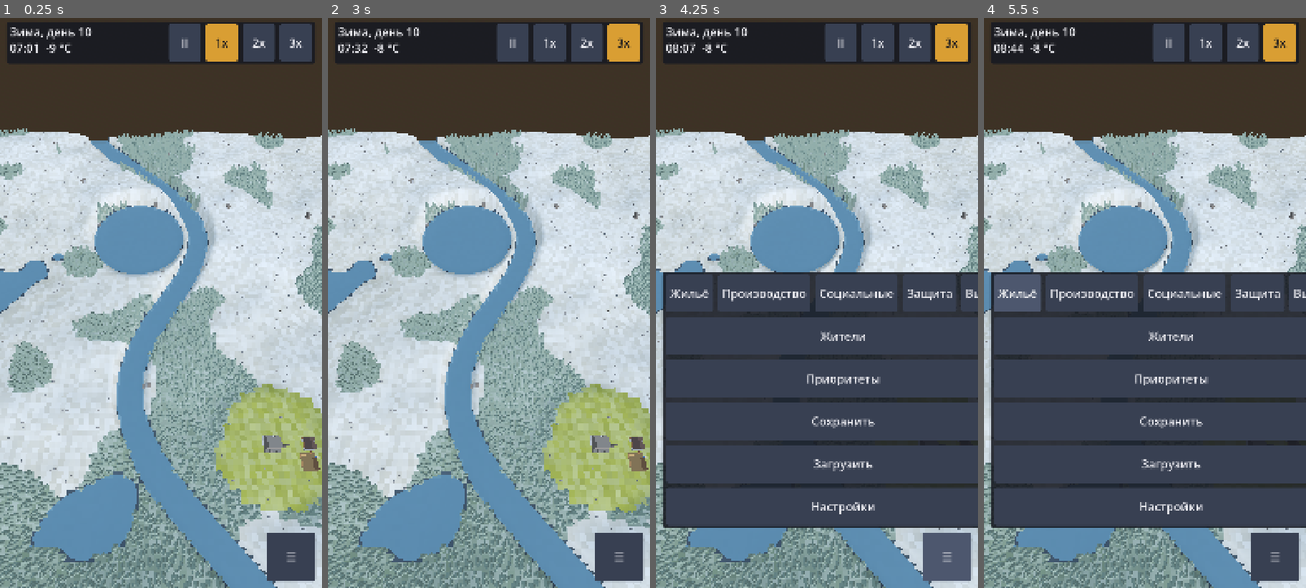
Above: before the commit, frames 1-4 (left to right).
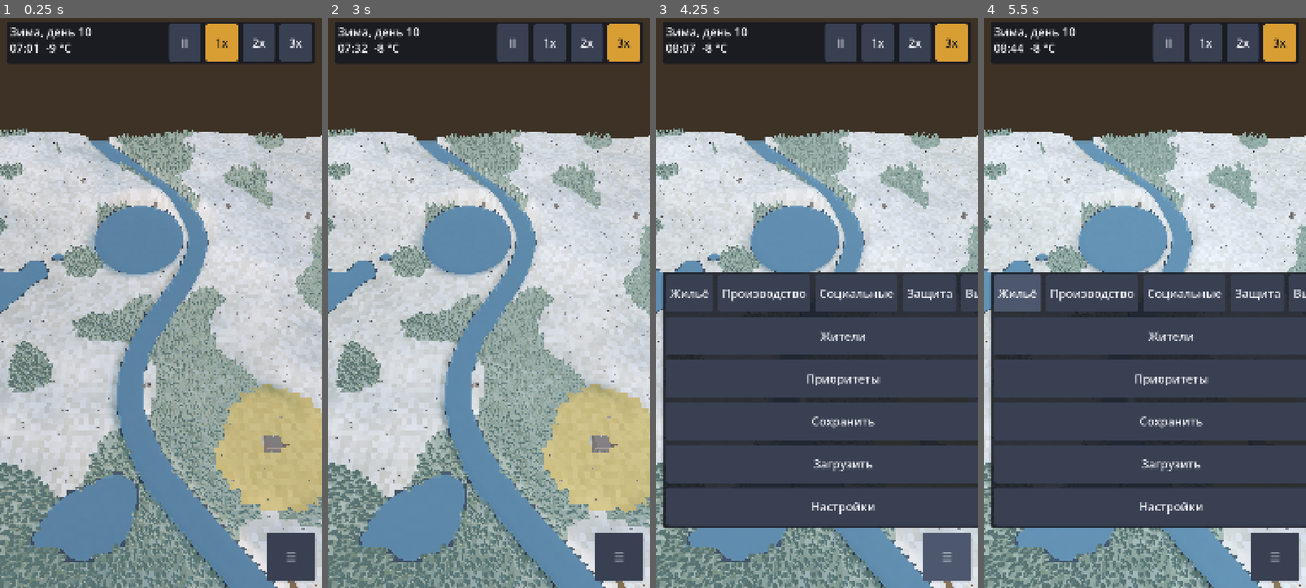
Above: after the commit, the same moments.

Repository: argunov250-del/LongDarks
Game: Godot game, scene res://scenes/main.tscn
Two runs of this game, one before a commit and one after it. Both use one fixed random seed, a clock stepped at 60 frames per second and the inputs below.
Inputs:
- Up to frame 1 (0.25 s): no input
- Up to frame 2 (3 s): click "II" at 0.5 s; click "1x" at 1.25 s; click "2x" at 2 s; click "3x" at 2.75 s
- Up to frame 3 (4.25 s): click "☰" at 3.5 s
- Up to frame 4 (5.5 s): click "Жильё" at 4.25 s; click "Жильё" at 5 s

The runs differ from the first frame. In frame 1, 16% of the frame differs, in the area x 0-100%, y 19-100%; in frame 2, 15%; in frame 3, 3.5%; in frame 4, 2.4%.

Commit message:
Step 13 review: start site outside poison buffer near forest/water; poison tinted under snow and sickly in summer; day/night lighting
Co-Authored-By: Claude Opus 5.5 <noreply@anthropic.com>
Claude-Session: https://claude.ai/code/session_01E81XnZbR2B2CpTCj79fqbj

Diff:
--- a/src/core/start_state.gd
+++ b/src/core/start_state.gd
@@ -13,7 +13,12 @@
 }
 
 const HOUSE_TYPE := &"dugout"
-const HOUSE_OFFSET := Vector3(14.0, 0.0, 0.0)   # от центра посёлка (ищется ближайшее свободное место)
+## Место стартового дома: ближайшее к центру посёлка, где дом и двор (с запасом POISON_BUFFER_CELLS)
+## не касаются отравленной земли, нет воды/крутого склона/леса под основанием, а лес и вода рядом.
+const POISON_BUFFER_CELLS := 4
+const FOREST_NEAR_CELLS := 8                    # лес не дальше (от центра дома), клеток
+const WATER_NEAR_CELLS := 24                    # вода не дальше, клеток
+const SITE_SEARCH_CELLS := 56                   # радиус поиска от центра посёлка, клеток
 const HOUSE_FOOD := {&"potato": 8, &"grain": 4}
 const HOUSE_WATER := 6
 const HOUSE_WOODPILE := 10                      # колотые дрова на поленнице (до ёмкости)
@@ -37,15 +42,10 @@
 static func populate(construction: ConstructionSystem, villagers: VillagerSystem, seasons: SeasonSystem) -> int:
 	if seasons != null:
 		seasons.start_at(START_SEASON, START_SEASON_PROGRESS)
-	var hub := villagers.hub_position()
-	var id := -1
-	for k in 60:
-		var p := hub + HOUSE_OFFSET + Vector3(k * 1.5, 0.0, (k % 5) * 6.0)
-		if not construction.placement_tree_cells(HOUSE_TYPE, p, 0.0).is_empty():
-			continue  # без леса: стартовый дом не должен ждать вырубки
-		id = construction.place_completed(HOUSE_TYPE, p, 0.0)
-		if id > 0:
-			break
+	var site := find_house_site(construction, villagers.hub_position())
+	if site == Vector3.INF:
+		return -1
+	var id := construction.place_completed(HOUSE_TYPE, site, 0.0)
 	if id <= 0:
 		return -1
 	var hs := villagers.household
@@ -67,3 +67,75 @@
 		if villagers.dog != null:
 			villagers.dog.pos = villagers._ground(villagers.pathfinder.nearest_walkable(hero.pos + Vector3(-1.5, 0.0, -1.0)))
 	return id
+
+
+## Клетки, которые накрывают дом и двор (по габаритам частей), расширенные на margin клеток.
+static func site_cells(world: WorldMap, pos: Vector3, rot: float, margin: int) -> Array[Vector2i]:
+	var out: Array[Vector2i] = []
+	for part in BuildingDefs.world_parts(HOUSE_TYPE, Vector2(pos.x, pos.z), rot):
+		var lo := Vector2(INF, INF)
+		var hi := Vector2(-INF, -INF)
+		for p in Footprint.corners(part["c"], part["size"], rot):
+			lo = lo.min(p)
+			hi = hi.max(p)
+		var a := world.cell_of(lo.x, lo.y) - Vector2i(margin, margin)
+		var b := world.cell_of(hi.x, hi.y) + Vector2i(margin, margin)
+		for cz in range(a.y, b.y + 1):
+			for cx in range(a.x, b.x + 1):
+				var c := Vector2i(cx, cz)
+				if not out.has(c):
+					out.append(c)
+	return out
+
+
+static func _touches(world: WorldMap, cells: Array[Vector2i], t: int) -> bool:
+	for c in cells:
+		if c.x >= 0 and c.y >= 0 and c.x < world.size and c.y < world.size and world.cell_type(c.x, c.y) == t:
+			return true
+	return false
+
+
+static func _near(world: WorldMap, center: Vector2i, r: int, water: bool) -> bool:
+	for dz in range(-r, r + 1):
+		for dx in range(-r, r + 1):
+			var cx := center.x + dx
+			var cz := center.y + dz
+			if cx < 0 or cz < 0 or cx >= world.size or cz >= world.size or dx * dx + dz * dz > r * r:
+				continue
+			var t := world.cell_type(cx, cz)
+			if (water and WorldMap.is_water_type(t)) or (not water and t == WorldMap.Terrain.FOREST):
+				return true
+	return false
+
+
+## Стартовое место (Vector3.INF — не нашлось): ближайшая к hub подходящая клетка.
+## Сначала со всеми условиями, затем без требования «вода рядом», затем без «лес рядом».
+static func find_house_site(construction: ConstructionSystem, hub: Vector3) -> Vector3:
+	var world := construction.world
+	var hc := world.cell_of(hub.x, hub.z)
+	var cand: Array[Vector2i] = []
+	for dz in range(-SITE_SEARCH_CELLS, SITE_SEARCH_CELLS + 1):
+		for dx in range(-SITE_SEARCH_CELLS, SITE_SEARCH_CELLS + 1):
+			cand.append(Vector2i(dx, dz))
+	cand.sort_custom(func(a: Vector2i, b: Vector2i) -> bool:
+		var la := a.length_squared()
+		var lb := b.length_squared()
+		return la < lb or (la == lb and (a.y < b.y or (a.y == b.y and a.x < b.x))))
+	for relax in 3:
+		for d in cand:
+			var c := hc + d
+			if c.x < 0 or c.y < 0 or c.x >= world.size or c.y >= world.size:
+				continue
+			var p := world.cell_center(c.x, c.y)
+			if _touches(world, site_cells(world, p, 0.0, POISON_BUFFER_CELLS), WorldMap.Terrain.POISON):
+				continue
+			if relax < 2 and not _near(world, c, FOREST_NEAR_CELLS, false):
+				continue
+			if relax < 1 and not _near(world, c, WATER_NEAR_CELLS, true):
+				continue
+			if not construction.placement_tree_cells(HOUSE_TYPE, p, 0.0).is_empty():
+				continue  # без леса под домом: стартовый дом не ждёт вырубки
+			if not construction.validate_placement(HOUSE_TYPE, p, 0.0)["ok"]:
+				continue  # вода, крутой склон, край карты, другие здания
+			return p
+	return Vector3.INF
--- a/src/seasons/season_defs.gd
+++ b/src/seasons/season_defs.gd
@@ -65,6 +65,23 @@
 	AUTUMN: Color(1.0, 0.86, 0.70), WINTER: Color(0.88, 0.92, 1.0),
 }
 const LIGHT_ENERGY := {SPRING: 1.1, SUMMER: 1.3, AUTUMN: 1.0, WINTER: 0.9}
+# ---------- день и ночь (освещение по GameClock) ----------
+const SUNRISE_HOUR := 6.0              # солнце на горизонте; полдень — посередине
+const SUNSET_HOUR := 18.0
+const SUN_MIN_PITCH := 12.0            # град. над горизонтом (на рассвете/закате, и луна ночью)
+const SUN_MAX_PITCH := 58.0            # в полдень
+const SUN_YAW_NOON := 30.0             # град.; за день солнце проходит SUN_YAW_ARC
+const SUN_YAW_ARC := 140.0
+const MOON_PITCH := 40.0
+const MOON_YAW := -40.0
+const MOON_COLOR := Color(0.62, 0.70, 0.95)
+const NIGHT_LIGHT_ENERGY := 0.28       # ночью темнее, но видно (играбельно)
+const DAY_AMBIENT_ENERGY := 0.7
+const NIGHT_AMBIENT_ENERGY := 0.4
+const NIGHT_AMBIENT_COLOR := Color(0.42, 0.50, 0.72)
+const NIGHT_SKY := Color(0.10, 0.13, 0.22)
+const DUSK_COLOR := Color(1.0, 0.62, 0.40)  # тёплый свет у горизонта
+
 const AMBIENT_COLOR := {
 	SPRING: Color(0.72, 0.78, 0.86), SUMMER: Color(0.74, 0.80, 0.88),
 	AUTUMN: Color(0.78, 0.74, 0.74), WINTER: Color(0.70, 0.76, 0.88),
@@ -85,3 +102,14 @@
 ## outdoor_cold 0..1 (хук потребностей) из температуры.
 static func cold_from_temp(temp: float) -> float:
 	return clampf((COLD_ZERO_TEMP - temp) / (COLD_ZERO_TEMP - COLD_FULL_TEMP), 0.0, 1.0)
+
+
+## Доля дня 0 (ночь) .. 1 (день) по часу суток; плавные сумерки вокруг восхода и заката.
+static func daylight(hour: float) -> float:
+	var e := sin((hour - SUNRISE_HOUR) / (SUNSET_HOUR - SUNRISE_HOUR) * PI)
+	return smoothstep(-0.2, 0.25, e)
+
+
+## Высота солнца 0..1 (0 — у горизонта или ниже).
+static func sun_height(hour: float) -> float:
+	return maxf(0.0, sin((hour - SUNRISE_HOUR) / (SUNSET_HOUR - SUNRISE_HOUR) * PI))
--- a/src/seasons/season_system.gd
+++ b/src/seasons/season_system.gd
@@ -181,6 +181,11 @@
 
 func _hour() -> float:
 	return _sim.clock.get_hour() if _sim != null else 12.0
+
+
+## Час суток по часам симуляции (12 — без симуляции).
+func hour() -> float:
+	return _hour()
 
 
 ## Температура воздуха снаружи, °C: сезонная кривая + суточный размах + детерминированный шум.
--- a/src/seasons/season_visuals.gd
+++ b/src/seasons/season_visuals.gd
@@ -1,7 +1,8 @@
 class_name SeasonVisuals
 extends Node
 ## Сезонный вид (шаг 13): снег и зелень на рельефе (параметры шейдера, без перестройки меша),
-## оттенок неба и света. Обновляется редко — дёшево для мобильных.
+## оттенок неба и света по сезону; смена дня и ночи (направление/цвет/яркость света, ambient, небо)
+## по часу GameClock. Обновляется редко — дёшево для мобильных.
 
 const UPDATE_INTERVAL := 0.25   # реальные секунды
 
@@ -34,14 +35,35 @@
 	var amount: float = seasons.blend(SeasonDefs.GRASS_AMOUNT)
 	if world_view != null:
 		world_view.apply_season(seasons.snow_cover(), tint, amount)
+	var hour := seasons.hour()
+	var day := SeasonDefs.daylight(hour)
 	if light != null:
-		light.light_color = seasons.blend(SeasonDefs.LIGHT_COLOR)
-		light.light_energy = seasons.blend(SeasonDefs.LIGHT_ENERGY)
+		light.rotation = sun_rotation(hour)
+		var sun: Color = seasons.blend(SeasonDefs.LIGHT_COLOR)
+		var low := 1.0 - SeasonDefs.sun_height(hour)
+		sun = sun.lerp(SeasonDefs.DUSK_COLOR, low * low * 0.6)  # у горизонта свет теплее
+		light.light_color = SeasonDefs.MOON_COLOR.lerp(sun, day)
+		light.light_energy = lerpf(SeasonDefs.NIGHT_LIGHT_ENERGY, seasons.blend(SeasonDefs.LIGHT_ENERGY), day)
 	if environment != null:
-		environment.ambient_light_color = seasons.blend(SeasonDefs.AMBIENT_COLOR)
+		var amb: Color = seasons.blend(SeasonDefs.AMBIENT_COLOR)
+		environment.ambient_light_color = SeasonDefs.NIGHT_AMBIENT_COLOR.lerp(amb, day)
+		environment.ambient_light_energy = lerpf(SeasonDefs.NIGHT_AMBIENT_ENERGY, SeasonDefs.DAY_AMBIENT_ENERGY, day)
 		var sky := environment.sky
 		if sky != null and sky.sky_material is ProceduralSkyMaterial:
 			var m := sky.sky_material as ProceduralSkyMaterial
-			m.sky_top_color = seasons.blend(SeasonDefs.SKY_TOP)
-			m.sky_horizon_color = seasons.blend(SeasonDefs.SKY_HORIZON)
+			m.sky_top_color = SeasonDefs.NIGHT_SKY.lerp(seasons.blend(SeasonDefs.SKY_TOP), day)
+			m.sky_horizon_color = SeasonDefs.NIGHT_SKY.lerp(seasons.blend(SeasonDefs.SKY_HORIZON), day)
 			m.ground_horizon_color = m.sky_horizon_color
+
+
+## Направление света: днём — солнце по дуге (выше в полдень), ночью — луна, плавно между ними.
+static func sun_rotation(hour: float) -> Vector3:
+	var h := SeasonDefs.sun_height(hour)
+	var span := SeasonDefs.SUNSET_HOUR - SeasonDefs.SUNRISE_HOUR
+	var f := clampf((hour - SeasonDefs.SUNRISE_HOUR) / span, 0.0, 1.0)
+	var sun_pitch := lerpf(SeasonDefs.SUN_MIN_PITCH, SeasonDefs.SUN_MAX_PITCH, h)
+	var sun_yaw := SeasonDefs.SUN_YAW_NOON + (f - 0.5) * SeasonDefs.SUN_YAW_ARC
+	var day := SeasonDefs.daylight(hour)
+	var pitch := lerpf(SeasonDefs.MOON_PITCH, sun_pitch, day)
+	var yaw := lerpf(SeasonDefs.MOON_YAW, sun_yaw, day)
+	return Vector3(-deg_to_rad(pitch), deg_to_rad(yaw), 0.0)
--- a/src/world/world_view.gd
+++ b/src/world/world_view.gd
@@ -16,7 +16,7 @@
 	WorldMap.Terrain.LAKE: Color(0.20, 0.25, 0.29),
 	WorldMap.Terrain.FOREST: Color(0.27, 0.34, 0.24),
 	WorldMap.Terrain.RUINS: Color(0.40, 0.38, 0.36),
-	WorldMap.Terrain.POISON: Color(0.52, 0.55, 0.20),
+	WorldMap.Terrain.POISON: Color(0.55, 0.48, 0.24),  # больная жёлто-бурая земля
 }
 const SNOW := Color(0.90, 0.93, 0.97)
 ## Доля «травяного» оттенка по типу клетки (летом земля зеленее).
@@ -31,18 +31,23 @@
 uniform vec3 grass_tint = vec3(1.0);
 uniform float grass_amount = 0.0;
 uniform vec3 snow_color = vec3(0.90, 0.93, 0.97);
+uniform vec3 poison_snow = vec3(0.80, 0.72, 0.46);   // грязный жёлто-бурый снег над отравой
+uniform vec3 poison_grass = vec3(1.08, 0.92, 0.62);  // летом трава там чахлая, не зелёная
 varying vec3 base;
 varying float affinity;
 varying float grass;
+varying float poison;
 void vertex() {
 	base = COLOR.rgb;
 	affinity = COLOR.a;
 	grass = UV.x;
+	poison = UV.y;
 }
 void fragment() {
 	vec3 c = mix(base, base * grass_tint, grass * grass_amount);
+	c = mix(c, base * poison_grass, poison * grass_amount);
 	float t = clamp((snow_cover - (1.0 - affinity) * 0.55) / 0.45, 0.0, 1.0);
-	ALBEDO = mix(c, snow_color, t * affinity);
+	ALBEDO = mix(c, mix(snow_color, poison_snow, poison), t * affinity);
 	ROUGHNESS = 1.0;
 }
 """
@@ -65,7 +70,7 @@
 	var base := 0.55
 	match t:
 		WorldMap.Terrain.FOREST: base = 0.30
-		WorldMap.Terrain.POISON: base = 0.05
+		WorldMap.Terrain.POISON: base = 0.6  # зимой тоже под снегом (снег там жёлто-бурый, см. шейдер)
 		WorldMap.Terrain.RUINS: base = 0.35
 		WorldMap.Terrain.RIVER, WorldMap.Terrain.LAKE: return 0.0
 	return clampf(base + h * 0.02 + (map.hash01(cx, cz, 5) - 0.5) * 0.25, 0.0, 0.9)
@@ -97,7 +102,7 @@
 				tris = [p00, p10, p01, p10, p11, p01]
 			for v: Vector3 in tris:
 				st.set_color(col)
-				st.set_uv(Vector2(grassy, 0.0))
+				st.set_uv(Vector2(grassy, 1.0 if t == WorldMap.Terrain.POISON else 0.0))
 				st.add_vertex(v)
 	terrain_vertex_count = n * n * 6
 	st.generate_normals()  # без индексов => плоское затенение
--- a/tests/seasons/test_seasons.gd
+++ b/tests/seasons/test_seasons.gd
@@ -293,8 +293,35 @@
 	assert_true(e.seasons.progress() >= 0.75, "end of winter")
 	assert_eq(StartState.START_SEASON_PROGRESS, 0.8)
 	# дом сразу отапливается и стоит у героя рядом
+	for c in StartState.site_cells(e.world, b.position, b.rot, StartState.POISON_BUFFER_CELLS):
+		if c.x >= 0 and c.y >= 0 and c.x < e.world.size and c.y < e.world.size:
+			assert_true(e.world.cell_type(c.x, c.y) != WorldMap.Terrain.POISON, "start house outside poison buffer")
 	var d := e.vs.household.door_pos(b)
 	assert_true(Vector2(d.x - e.hero().pos.x, d.z - e.hero().pos.z).length() < 6.0, "hero near home")
+
+
+## Стартовый дом с двором — вне отравленной зоны (с буфером), не на воде/склоне, лес и вода рядом.
+func test_start_site_avoids_poison_with_buffer() -> void:
+	for seed_value in [12345, 20260401, 7, 99]:
+		var world := WorldMap.new(seed_value)
+		var eco := EconomySystem.new(world)
+		var con := ConstructionSystem.new(world, eco)
+		var f := world.factory_cell
+		var hub := world.cell_center(f.x, f.y)
+		var p := StartState.find_house_site(con, hub)
+		assert_true(p != Vector3.INF, "site found (seed %d)" % seed_value)
+		if p == Vector3.INF:
+			continue
+		for c in StartState.site_cells(world, p, 0.0, StartState.POISON_BUFFER_CELLS):
+			if c.x >= 0 and c.y >= 0 and c.x < world.size and c.y < world.size:
+				assert_true(world.cell_type(c.x, c.y) != WorldMap.Terrain.POISON, "no poison near house/yard %s (seed %d)" % [c, seed_value])
+		for c in StartState.site_cells(world, p, 0.0, 0):
+			assert_false(WorldMap.is_water_type(world.cell_type(c.x, c.y)), "not on water")
+		assert_true(con.validate_placement(StartState.HOUSE_TYPE, p, 0.0)["ok"], "valid: no water, slope ok")
+		assert_true(con.placement_tree_cells(StartState.HOUSE_TYPE, p, 0.0).is_empty(), "no trees under house")
+		var hc := world.cell_of(p.x, p.z)
+		assert_true(StartState._near(world, hc, StartState.FOREST_NEAR_CELLS, false), "forest near (seed %d)" % seed_value)
+		assert_true(StartState._near(world, hc, StartState.WATER_NEAR_CELLS, true), "water near (seed %d)" % seed_value)
 
 
 func test_save_load_mid_season() -> void:
@@ -335,3 +362,32 @@
 	assert_true(hud.time_label.text.begins_with("07:00"))
 	assert_true(hud.time_label.text.ends_with("°C"), hud.time_label.text)
 	hud.free()
+
+
+func test_day_night_lighting() -> void:
+	assert_true(SeasonDefs.daylight(12.0) > 0.95, "noon is day")
+	assert_true(SeasonDefs.daylight(0.0) < 0.05 and SeasonDefs.daylight(23.0) < 0.05, "night is dark")
+	assert_true(SeasonDefs.daylight(7.0) > SeasonDefs.daylight(5.0), "dawn brightens")
+	# реальная сцена: ночью свет и ambient слабее, но не ноль (играбельно)
+	var e := SEnv.new()
+	var env := WorldEnvironment.new()
+	env.environment = Environment.new()
+	env.environment.sky = Sky.new()
+	env.environment.sky.sky_material = ProceduralSkyMaterial.new()
+	var light := DirectionalLight3D.new()
+	var vis := SeasonVisuals.new()
+	vis.setup(e.seasons, null, env, light)
+	e.at(SeasonDefs.SUMMER, 0.5, 12.0)
+	vis.apply_now()
+	var day_energy := light.light_energy
+	var day_amb := env.environment.ambient_light_energy
+	var day_pitch := light.rotation.x
+	e.at(SeasonDefs.SUMMER, 0.5, 1.0)
+	vis.apply_now()
+	assert_true(light.light_energy < day_energy * 0.4, "night light dimmer")
+	assert_true(light.light_energy > 0.1, "but playable")
+	assert_true(env.environment.ambient_light_energy < day_amb, "night ambient dimmer")
+	assert_true(light.rotation.x < 0.0 and day_pitch < light.rotation.x, "sun higher at noon than moon")
+	vis.free()
+	light.free()
+	env.free()
